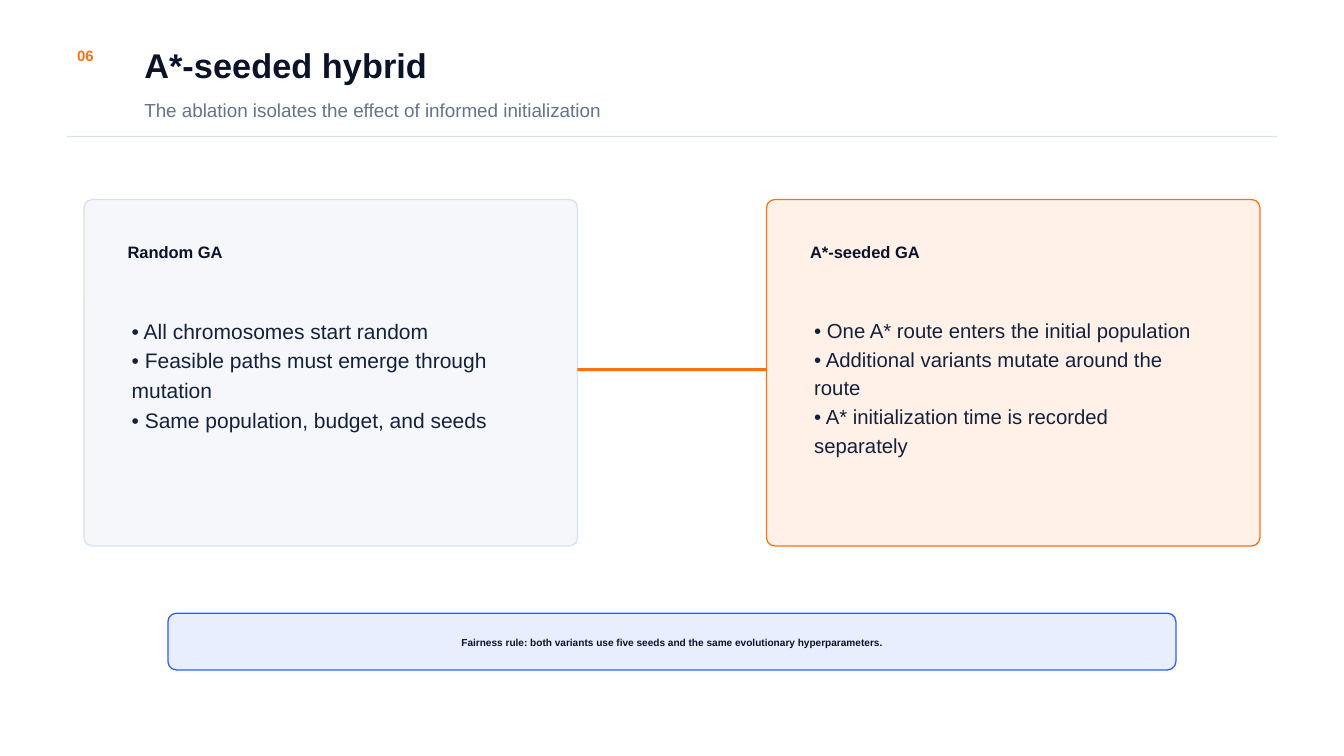
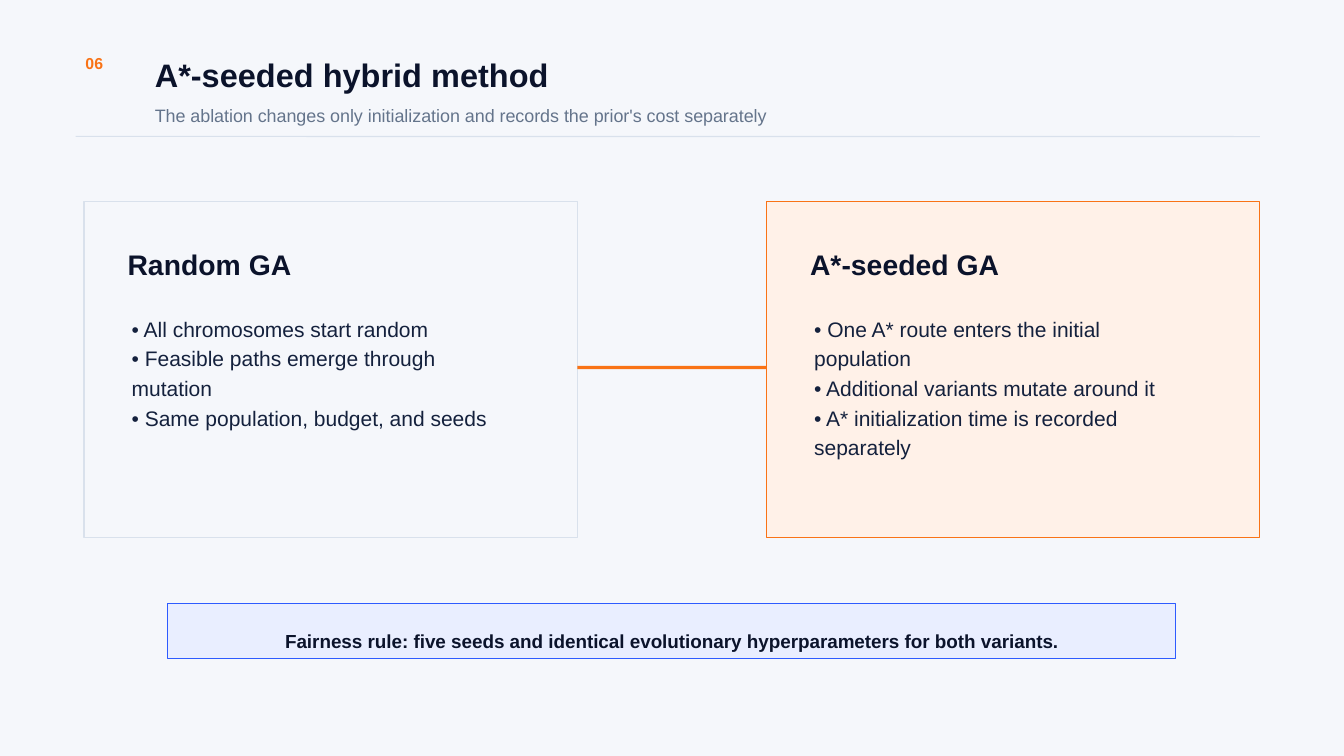
Before and after one commit to maddineni2112/graph-search-evolutionary-optimization, a slide deck: slide 7 of reports/Graph_Search_Evolutionary_Optimization_Presentation.pptx. Drawn at 1344x756 pixels with LibreOffice and Linux fonts; fonts in the diff are those of the drawing. Boxes give left, top, right and bottom in pixels: in the first picture for what was removed or moved away, otherwise in the second. Text is boxed around its words. In the diff, an @@ line names an element or a change of style, - is before the commit and + after.

```diff
--- a/reports/Graph_Search_Evolutionary_Optimization_Presentation.pptx
+++ b/reports/Graph_Search_Evolutionary_Optimization_Presentation.pptx
@@ background #FFFFFF to #F5F7FB @@
@@ text "06": place and size @@
-text "06" at (77,50,94,61)
+text "06" at (85,58,103,69)
@@ text "06" at (85,58,103,69): size 10.6 to 11.2 pt; line spacing 1.08 to 1.15 @@
@@ text at (155,63,548,93): text changed; size 24.5 to 23.2 pt @@
-A*-seeded hybrid
+A*-seeded hybrid method
@@ text at (155,109,766,126): text changed; size 13.5 to 12.8 pt @@
-The ablation isolates the effect of informed initialization
+The ablation changes only initialization and records the prior's cost separately
@@ line moved from (68, 136) - (1277, 136) to (76, 136) - (1260, 136) @@
@@ line (76, 136) - (1260, 136): stroke #D9E1EC 0.9 pt to #D9E1EC 0.75 pt @@
@@ rectangle: place and size @@
-rectangle at (84,200,578,546)
+rectangle at (84,202,578,537)
@@ rectangle at (84,202,578,537): rounded rectangle to rectangle; outline #D9E1EC 0.9 pt to #D9E1EC 0.75 pt @@
@@ rectangle: place and size @@
-rectangle at (766,200,1260,546)
+rectangle at (766,202,1260,537)
@@ rectangle at (766,202,1260,537): rounded rectangle to rectangle; outline #F97316 0.9 pt to #F97316 0.75 pt @@
@@ text "Random GA" at (128,254,291,276): size 11.8 to 20.2 pt; line spacing 1.08 to 1.15 @@
@@ text "A*-seeded GA" at (810,254,1000,276): size 11.8 to 20.2 pt; line spacing 1.08 to 1.15 @@
@@ text at (814,321,1118,460): size 14.5 to 15 pt in "• One A* route enters the initial ...", "• A* initialization time is recorded separately" @@
@@ text at (132,350,435,397): text changed @@
-• Feasible paths must emerge through mutation
+• Feasible paths emerge through mutation
@@ text at (826,380,1154,397): text changed; size 14.5 to 15 pt @@
-• Additional variants mutate around the route
+• Additional variants mutate around it
@@ rectangle: place and size @@
-rectangle at (168,613,1177,669)
+rectangle at (168,604,1177,658)
@@ rectangle at (168,604,1177,658): rounded rectangle to rectangle; outline #2E5BFF 0.9 pt to #2E5BFF 0.75 pt @@
@@ text at (285,634,1058,652): text changed; size 7.2 to 13.5 pt @@
-Fairness rule: both variants use five seeds and the same evolutionary hyperparameters.
+Fairness rule: five seeds and identical evolutionary hyperparameters for both variants.
```
Also in this commit, not shown: 6 other slides changed, 5 slides added, 5 slides removed, 5 other files.
